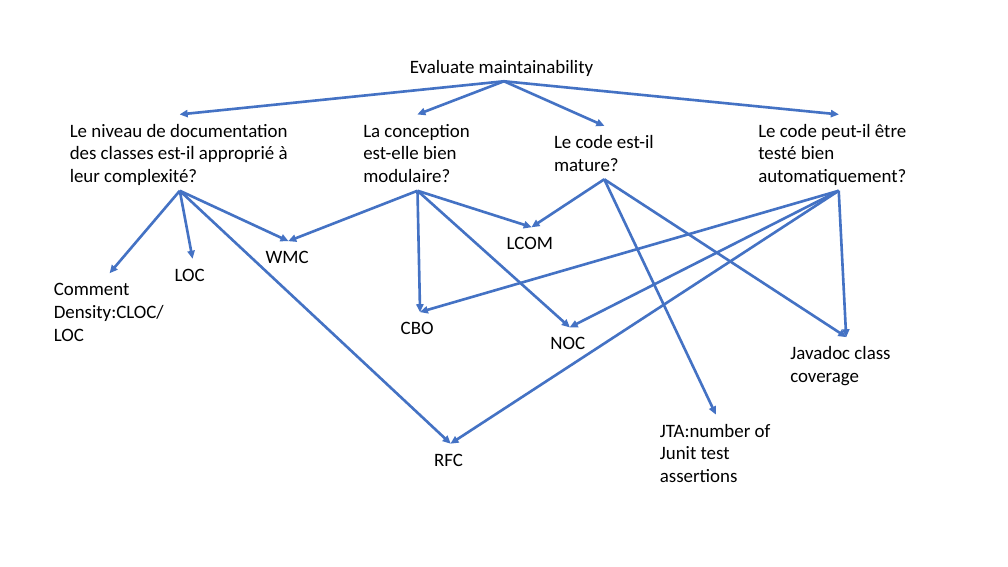
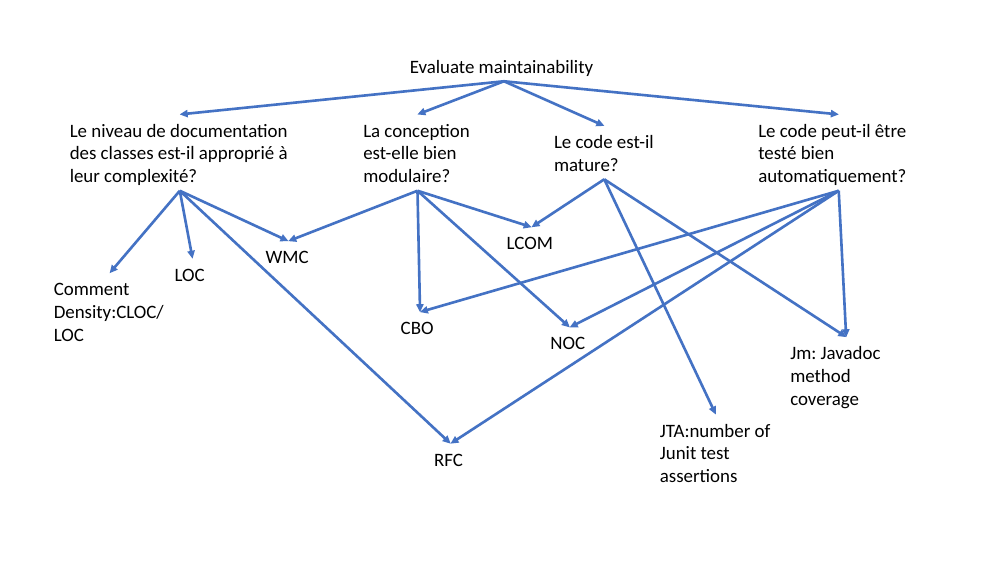
Before and after one commit to K-kiron/IFT3913, a slide deck: slide 1 of devoir2/WenhaoXU_20150702_ManpingLI_968527/GQM plan.pptx. Drawn at 1008x567 pixels with LibreOffice and Linux fonts; fonts in the diff are those of the drawing. Boxes give left, top, right and bottom in pixels: in the first picture for what was removed or moved away, otherwise in the second. Text is boxed around its words. In the diff, an @@ line names an element or a change of style, - is before the commit and + after.

```diff
--- a/devoir2/WenhaoXU_20150702_ManpingLI_968527/GQM plan.pptx
+++ b/devoir2/WenhaoXU_20150702_ManpingLI_968527/GQM plan.pptx
@@ text at bbox=[790, 346, 881, 409]: text changed @@
-Javadoc class coverage
+Jm: Javadoc method coverage
```
Also in this commit, not shown: 1 other slide changed.
